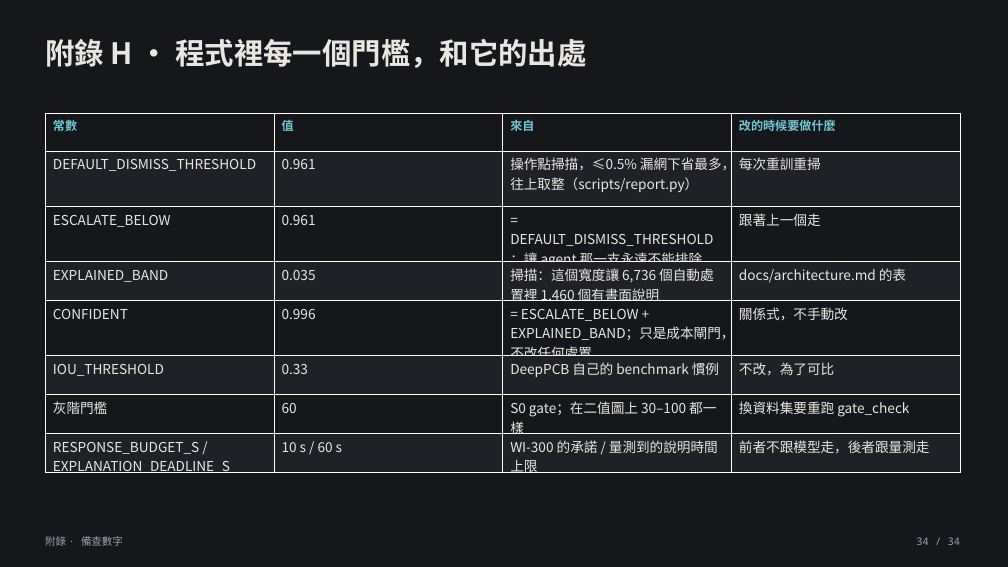
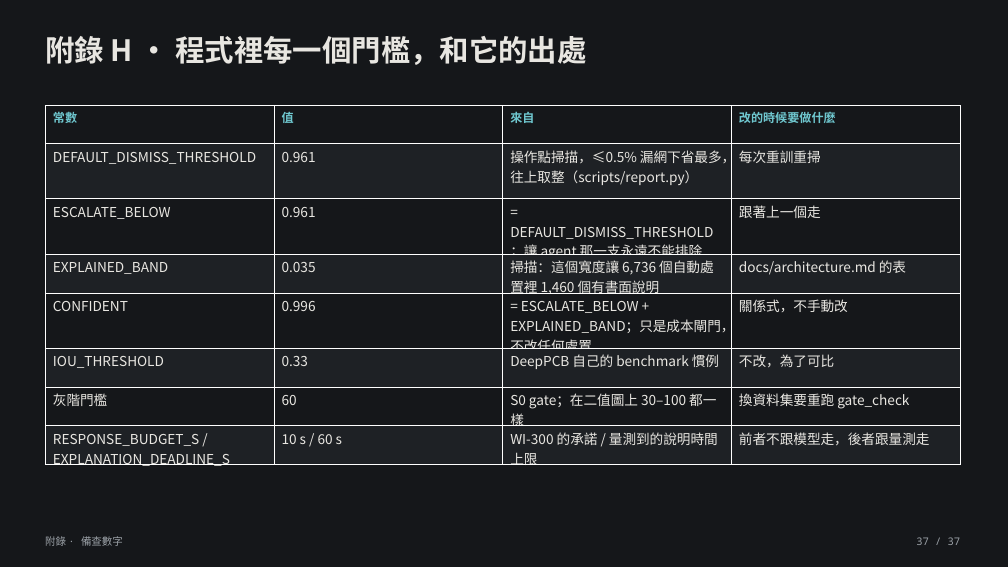
Before and after one commit to lin891020/aoi-agent, a slide deck: slide 37 of docs/deck/aoi-agent-journey.zh-TW.pptx (slide 34 before the commit). Drawn at 1008x567 pixels with LibreOffice and Linux fonts; fonts in the diff are those of the drawing. Boxes give left, top, right and bottom in pixels: in the first picture for what was removed or moved away, otherwise in the second. Text is boxed around its words. In the diff, an @@ line names an element or a change of style, - is before the commit and + after.

```diff
--- a/docs/deck/aoi-agent-journey.zh-TW.pptx
+++ b/docs/deck/aoi-agent-journey.zh-TW.pptx
@@ table: place and size @@
-table at box(45, 113, 959, 477)
+table at box(45, 106, 959, 470)
@@ text at box(916, 537, 961, 545): text changed @@
-34 / 34
+37 / 37
```
Also in this commit, not shown: 33 other slides changed, 3 slides added, 9 other files.
